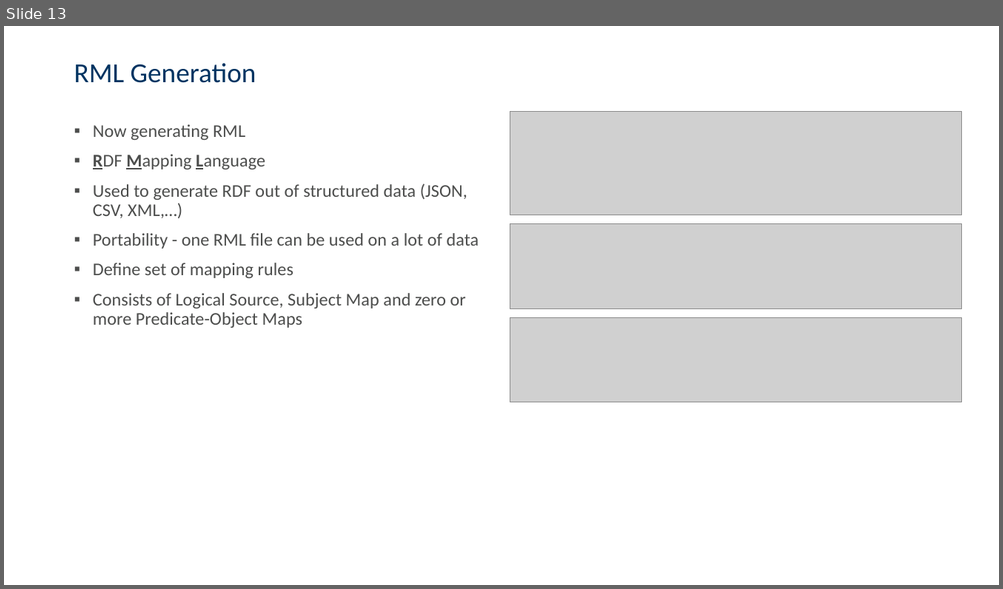
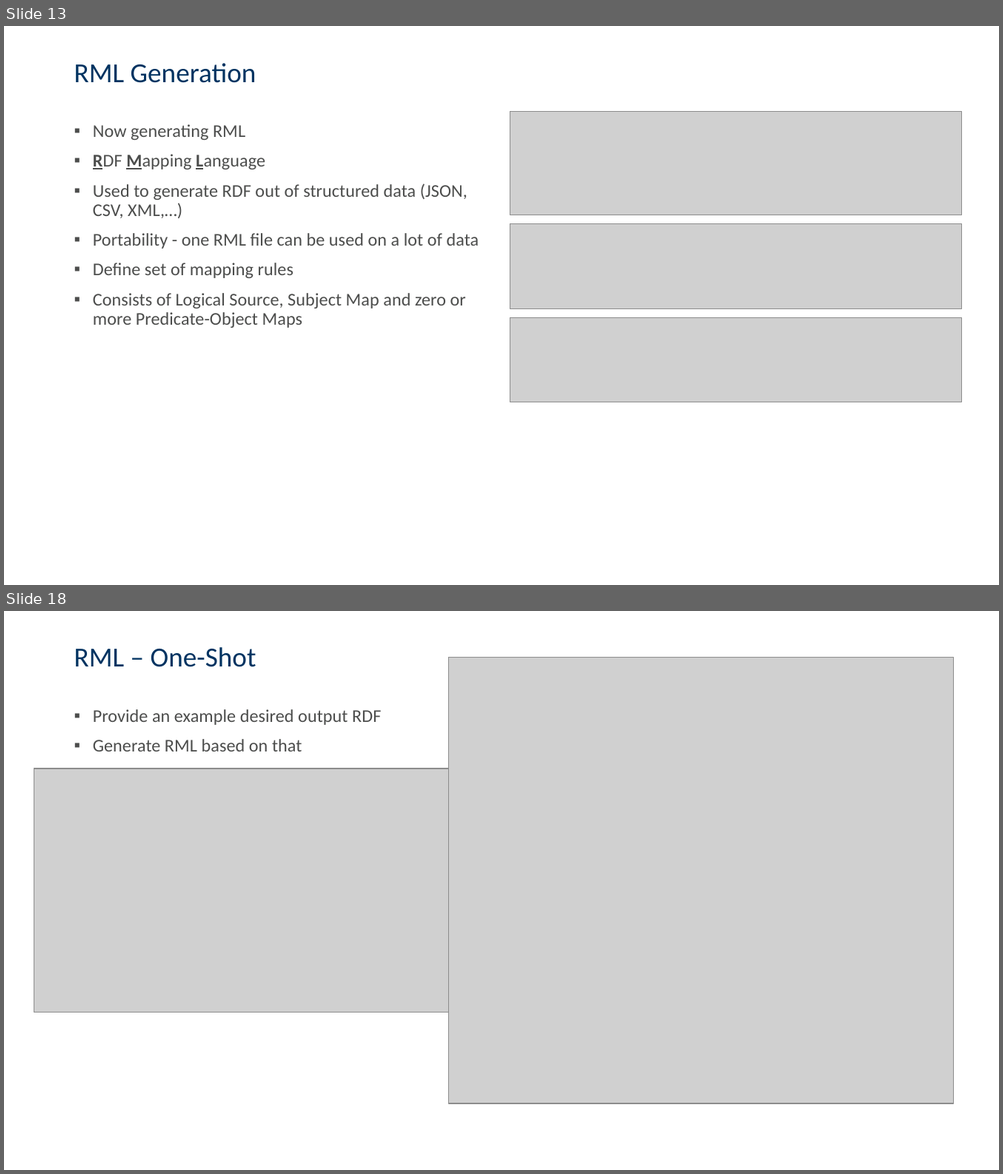
Before and after one commit to csaw5866/smartData, a slide deck: Presentation/final.pptx. Shown one above the other, each under a label of ours: slide 13 before the commit, slides 13 and 18 after it; the slides between them are not shown. The pictures are 1003x589 and 1003x1174 pixels, drawn with LibreOffice and Linux fonts; fonts in the diff are those of the drawing; grey boxes stand for pictures; background and template pictures are left out. Boxes give left, top, right and bottom in pixels: in the first picture for what was removed or moved away, otherwise in the second. Text is boxed around its words. In the diff, an @@ line names an element or a change of style, - is before the commit and + after.

Commit message:
add zero-shot and one-shot RML

```diff
--- a/Presentation/final.pptx
+++ b/Presentation/final.pptx
@@ slide 18 added at (4,611,999,1170), background picture (left out) @@
@@ title added at (74,647,256,667), 26.7 pt, text #003361 @@
+RML – One-Shot
@@ picture added at (449,658,953,1104) @@
@@ text added at (93,709,381,752), 17.3 pt, text #4C4D4C @@
+▪ Provide an example desired output RDF
+▪ Generate RML based on that
@@ picture added at (34,769,449,1012) @@
```
Also in this commit, not shown: 2 slides changed, 3 other slides added.
